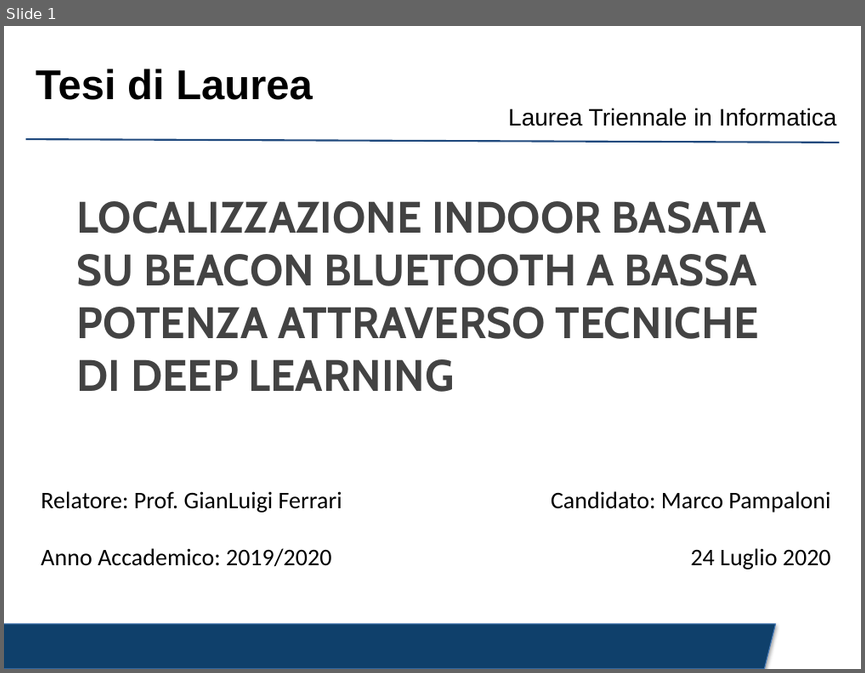
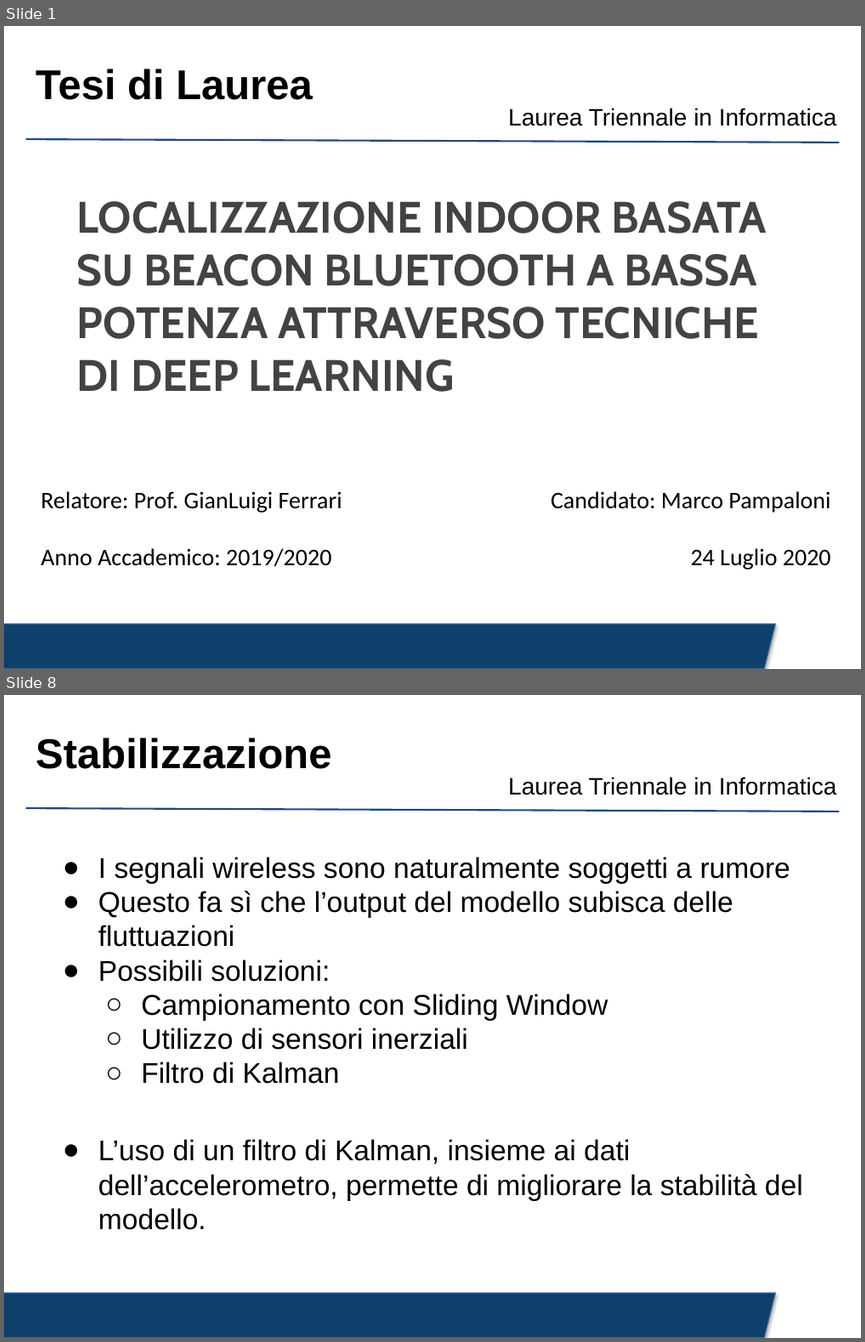
Before and after one commit to crybot/indoor-localization-deep-learning, a slide deck: presentation/presentation.pptx. Shown one above the other, each under a label of ours: slide 1 before the commit, slides 1 and 8 after it; the slides between them are not shown. The pictures are 865x673 and 865x1342 pixels, drawn with LibreOffice and Linux fonts; fonts in the diff are those of the drawing; background and template pictures are left out. Boxes give left, top, right and bottom in pixels: in the first picture for what was removed or moved away, otherwise in the second. Text is boxed around its words. In the diff, an @@ line names an element or a change of style, - is before the commit and + after.

```diff
--- a/presentation/presentation.pptx
+++ b/presentation/presentation.pptx
@@ slide 8 added at <box>4,695,861,1338</box>, background #FFFFFF; not listed: 3 template elements that a slide beside it also shows @@
@@ title added at <box>35,737,331,769</box>, 35 pt, text #000000, bold @@
+Stabilizzazione
@@ text added at <box>98,857,803,1230</box>, 24 pt, text #000000 @@
+● I segnali wireless sono naturalmente soggetti a rumore
+● Questo fa sì che l’output del modello subisca delle fluttuazioni
+● Possibili soluzioni:
+  ○ Campionamento con Sliding Window
+  ○ Utilizzo di sensori inerziali
+  ○ Filtro di Kalman
+● L’uso di un filtro di Kalman, insieme ai dati dell’accelerometro, permette di migliorare la stabilità del modello.
```
Also in this commit, not shown: 1 slide changed, 9 other slides added, 7 slides removed, 4 other files.
